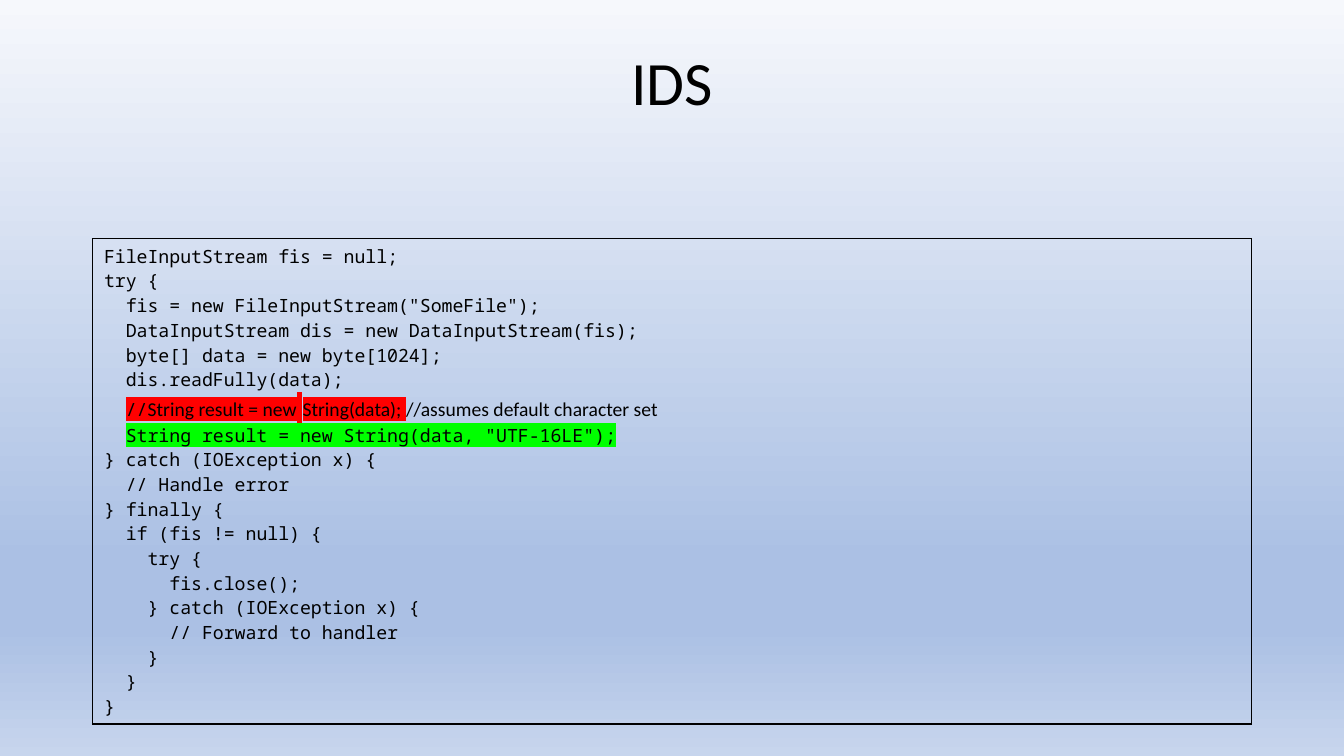
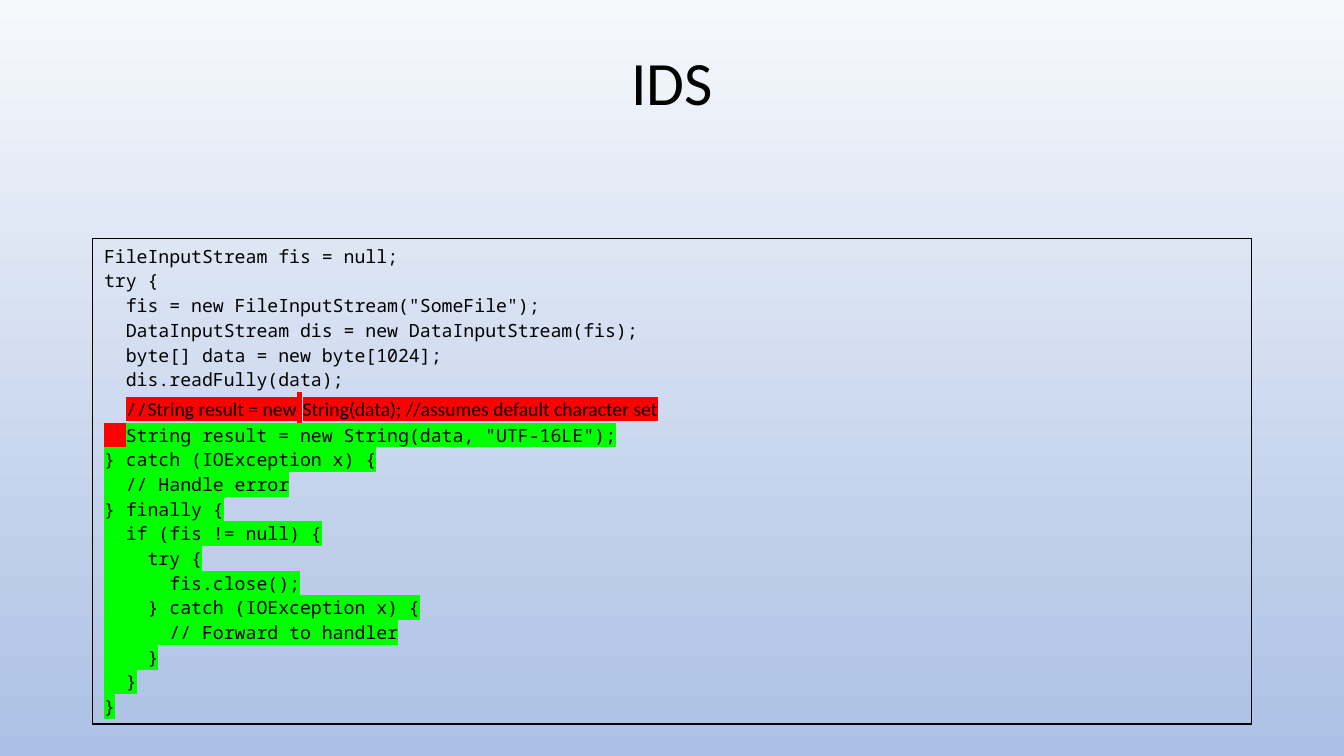
Before and after one commit to stevester94/CSC201_Project, a slide deck: slide 5 of Project2.pptx. Drawn at 1344x756 pixels with LibreOffice and Linux fonts; fonts in the diff are those of the drawing. Boxes give left, top, right and bottom in pixels: in the first picture for what was removed or moved away, otherwise in the second. Text is boxed around its words. In the diff, an @@ line names an element or a change of style, - is before the commit and + after.

```diff
--- a/Project2.pptx
+++ b/Project2.pptx
@@ background gradient #F6F8FC to #ABC0E4 to #C7D5ED to gradient #F6F8FC to #ABC0E4 @@
@@ table at box(93, 239, 1252, 644) @@
@@ highlight none to #FF0000 in "//assumes default character set" @@
@@ highlight none to #00FF00 in "} catch (IOException x) {", "// Handle error", "} finally {", "if (fis != null) {" and 7 more places @@
```
Also in this commit, not shown: 33 other slides changed, 1 other file.
